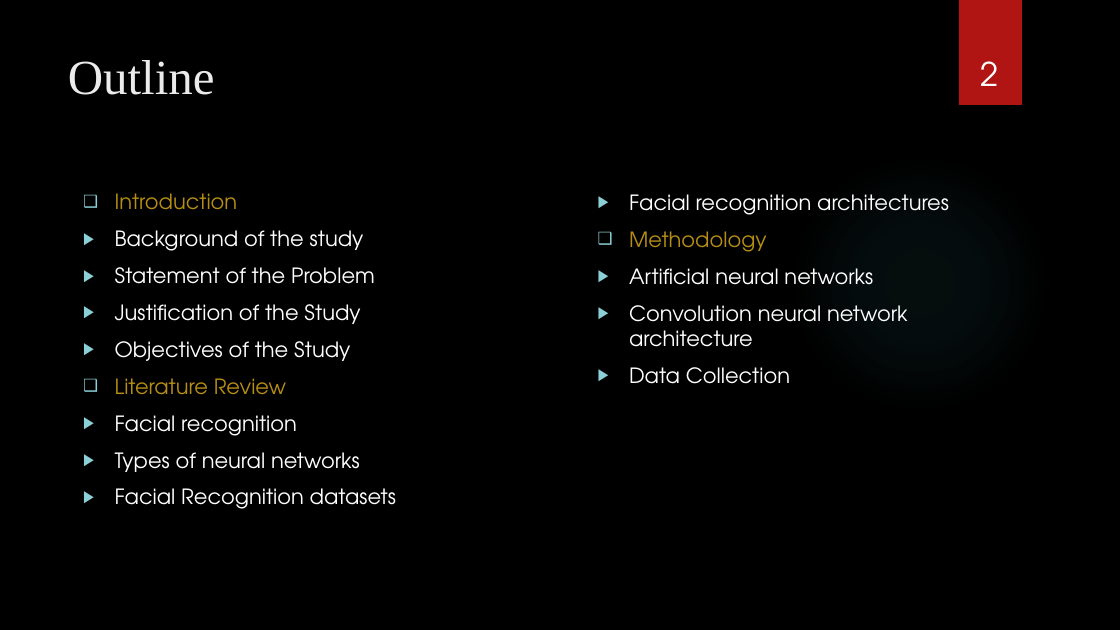
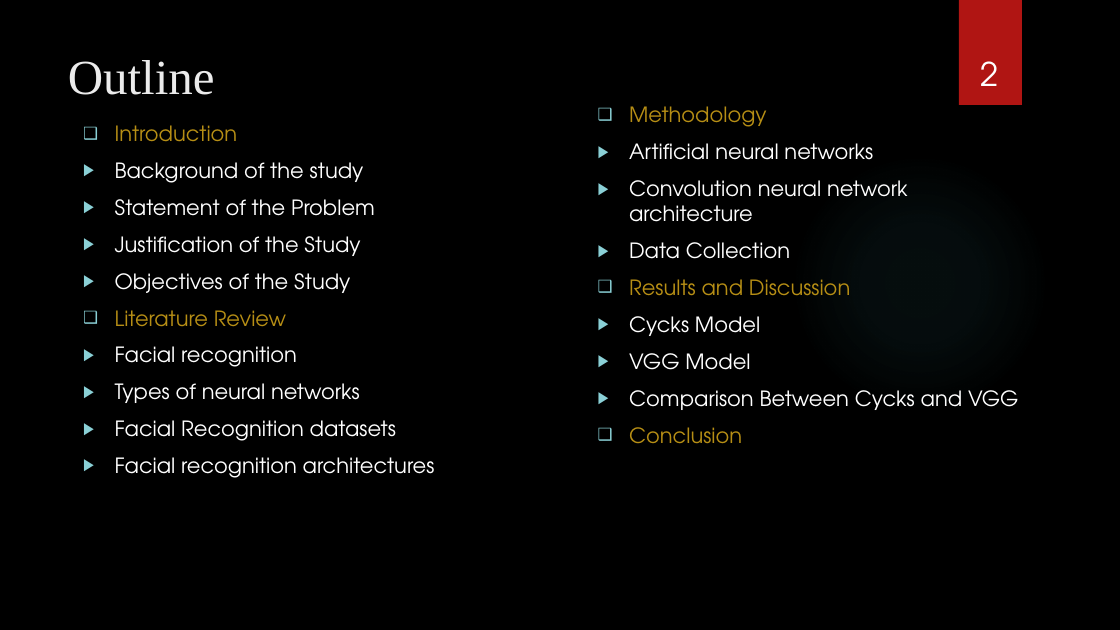
Before and after one commit to cycks/PgdThesis, a slide deck: slide 2 of mydocuments/Examining The Effect of Padding on Facial Recognition.pptx. Drawn at 1120x630 pixels with LibreOffice and Linux fonts; fonts in the diff are those of the drawing; background and template pictures are left out. Boxes give left, top, right and bottom in pixels: in the first picture for what was removed or moved away, otherwise in the second. Text is boxed around its words. In the diff, an @@ line names an element or a change of style, - is before the commit and + after.

```diff
--- a/mydocuments/Examining The Effect of Padding on Facial Recognition.pptx
+++ b/mydocuments/Examining The Effect of Padding on Facial Recognition.pptx
@@ text "Introduction": place and size @@
-text "Introduction" at [115, 193, 396, 509]
+text "Introduction" at [115, 125, 435, 478]
@@ text "Methodology": place and size @@
-text "Methodology" at [629, 194, 949, 384]
+text "Methodology" at [629, 106, 1019, 443]
@@ text at [629, 194, 949, 215]: paragraph removed @@
-▶ Facial recognition architectures
@@ text at [629, 279, 1019, 443]: paragraphs added @@
+❑ Results and Discussion
+▶ Cycks Model
+▶ VGG Model
+▶ Comparison Between Cycks and VGG
+❑ Conclusion
@@ text at [115, 457, 435, 478]: paragraph added @@
+▶ Facial recognition architectures
```
Also in this commit, not shown: 14 other slides changed, 1 slide added, 2 slides removed, 4 other files.
